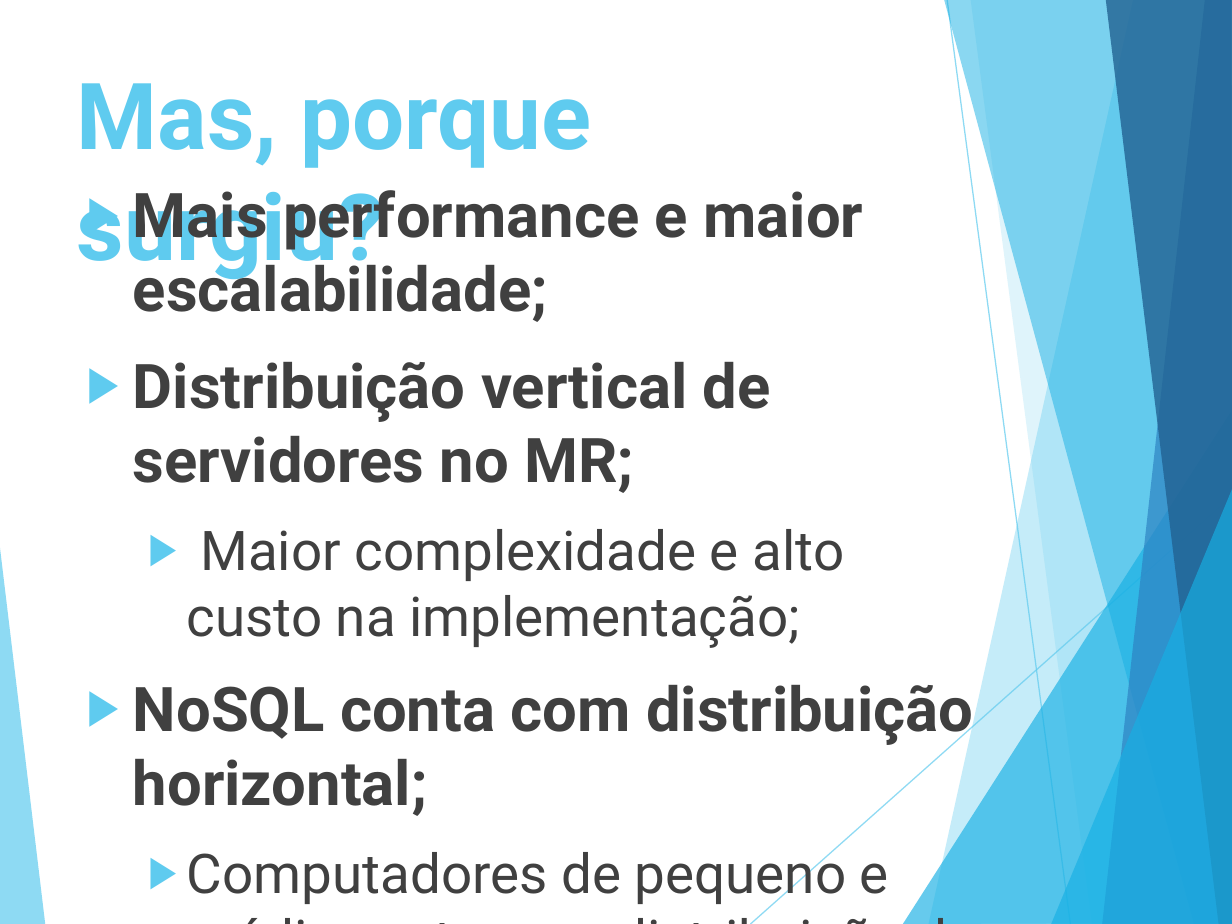
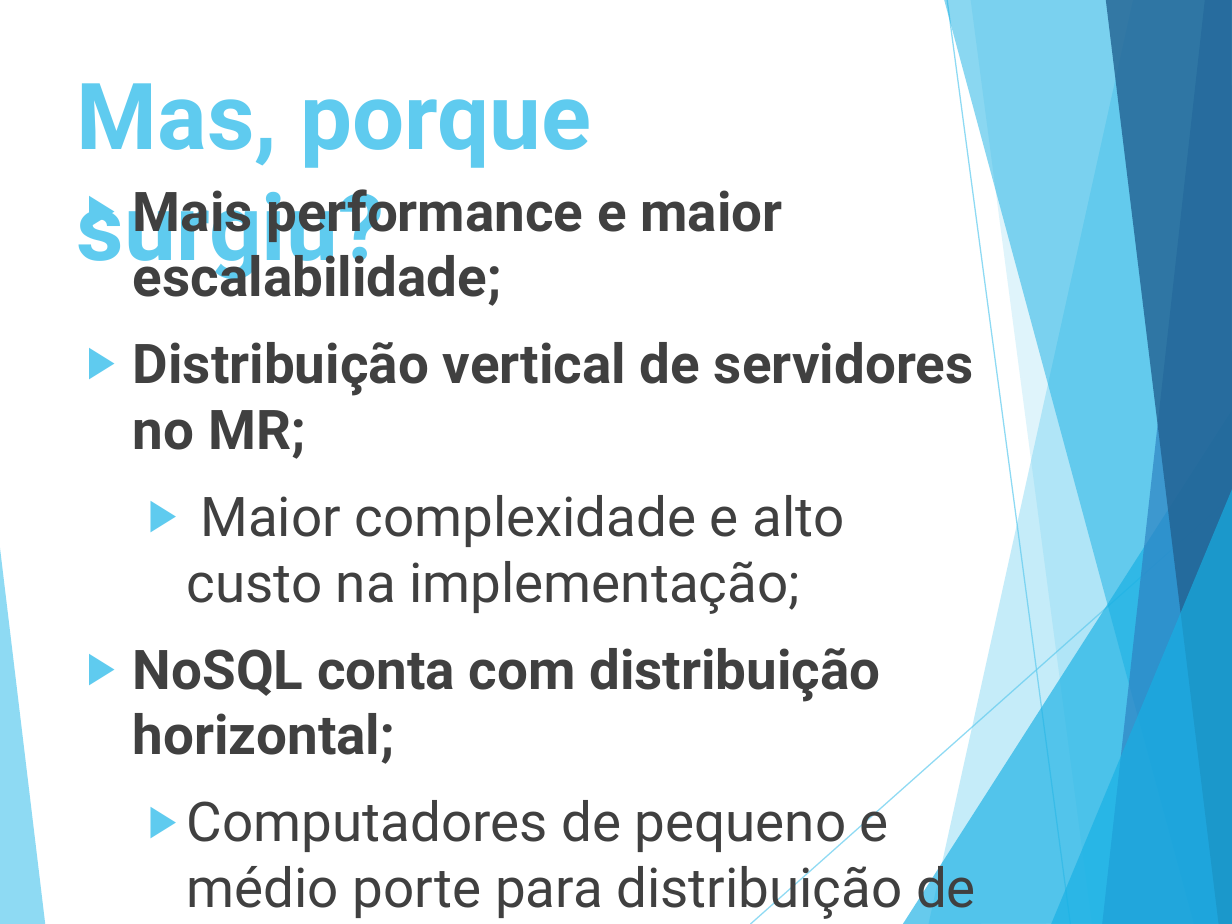
Before and after one commit to luiscferraz/bd-penitenciaria, a slide deck: slide 6 of Seminario/NoSQL v3.pptx. Drawn at 1232x924 pixels with LibreOffice and Linux fonts; fonts in the diff are those of the drawing. Boxes give left, top, right and bottom in pixels: in the first picture for what was removed or moved away, otherwise in the second. Text is boxed around its words. In the diff, an @@ line names an element or a change of style, - is before the commit and + after.

```diff
--- a/Seminario/NoSQL v3.pptx
+++ b/Seminario/NoSQL v3.pptx
@@ text at [133,181,973,764]: size 36 to 32 pt in "Mais performance e maior escalabilidade;", "Distribuição vertical de servidores no MR;", "NoSQL conta com distribuição horizontal;" @@
```
Also in this commit, not shown: 6 other slides changed, 1 slide added, 2 slides removed, 4 other files.
